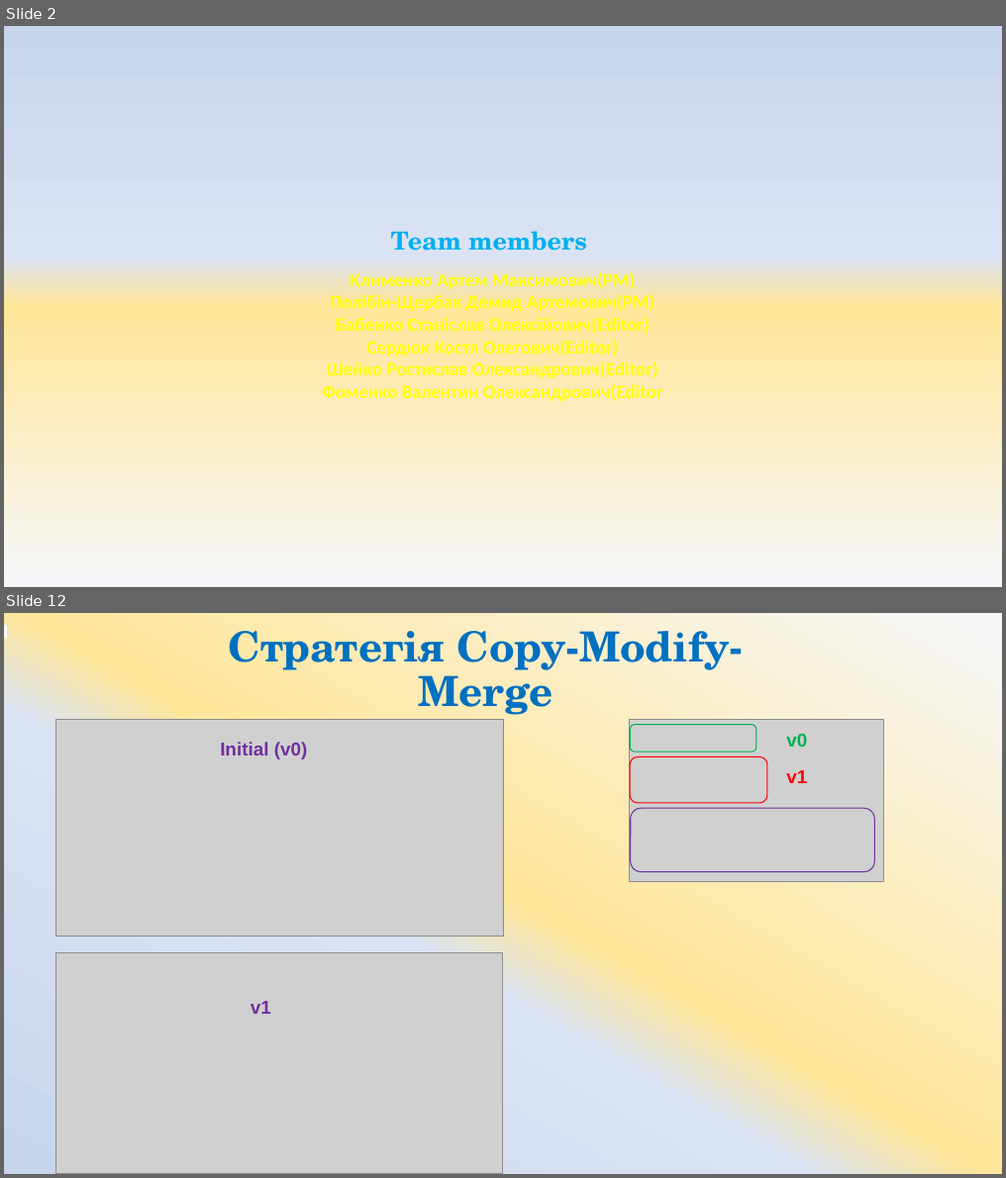
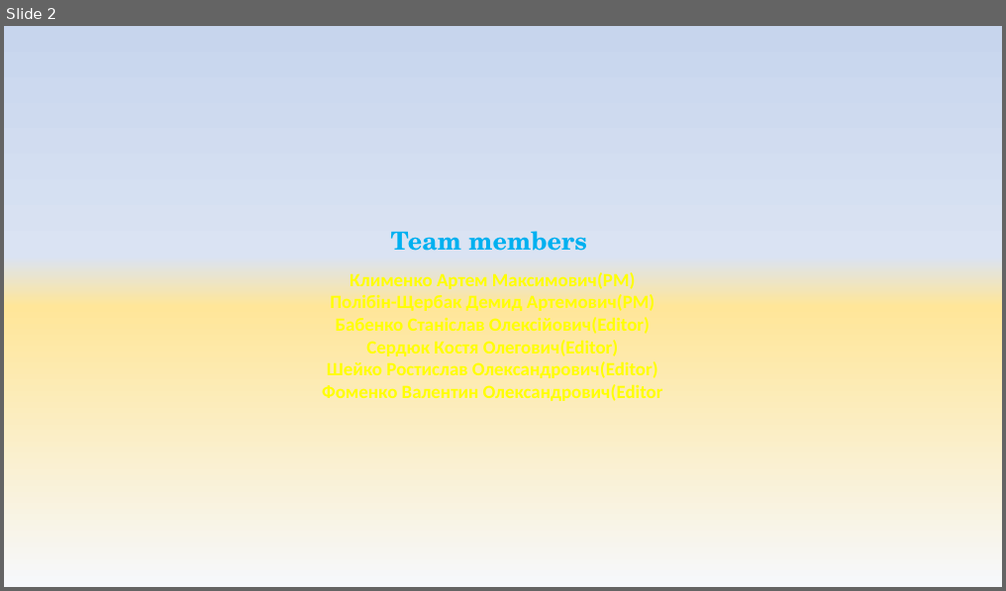
Before and after one commit to ArtemKlym/git_presentation, a slide deck: Git_1 part.pptx. Shown one above the other, each under a label of ours: slides 2 and 12 before the commit, slide 2 after it; the slides between them are not shown. The pictures are 1006x1178 and 1006x591 pixels, drawn with LibreOffice and Linux fonts; fonts in the diff are those of the drawing; grey boxes stand for pictures. Boxes give left, top, right and bottom in pixels: in the first picture for what was removed or moved away, otherwise in the second. Text is boxed around its words. In the diff, an @@ line names an element or a change of style, - is before the commit and + after.

```diff
--- a/Git_1 part.pptx
+++ b/Git_1 part.pptx
@@ slide 12 removed at bbox=[4, 613, 1002, 1174], background gradient #F6F8FC to #FFE699 to #DAE3F3 to #C7D5ED @@
@@ rectangle removed at bbox=[4, 625, 7, 638] @@
@@ title removed at bbox=[229, 631, 743, 720] @@
-Стратегія Copy-Modify-Merge
@@ picture removed at bbox=[56, 719, 504, 937] @@
@@ picture removed at bbox=[629, 719, 883, 881] @@
@@ rounded rectangle removed at bbox=[630, 725, 756, 752] @@
@@ text removed at bbox=[220, 742, 308, 760] @@
-Initial (v0)
@@ rounded rectangle removed at bbox=[630, 757, 767, 803] @@
@@ text removed at bbox=[786, 734, 807, 747] @@
-v0
@@ text removed at bbox=[786, 770, 807, 783] @@
-v1
@@ rounded rectangle removed at bbox=[631, 808, 874, 872] @@
@@ picture removed at bbox=[56, 954, 503, 1174] @@
@@ text removed at bbox=[251, 1001, 271, 1014] @@
-v1
```
Also in this commit, not shown: 26 other slides removed.
